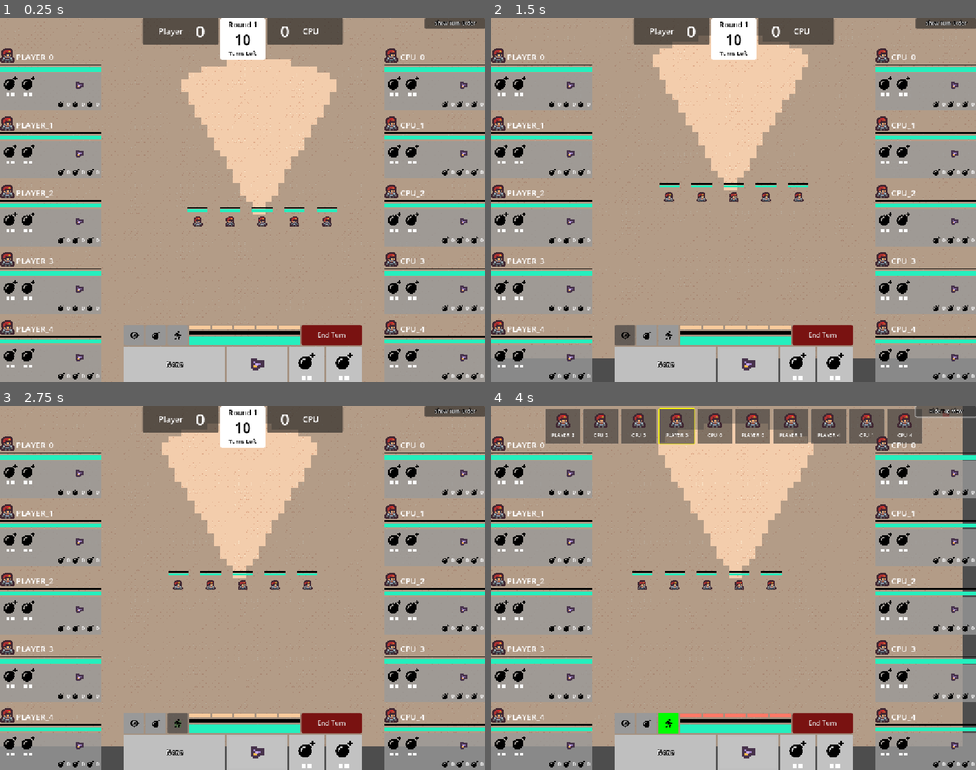
Above: before the commit, frames 1-4 (two rows, left to right).
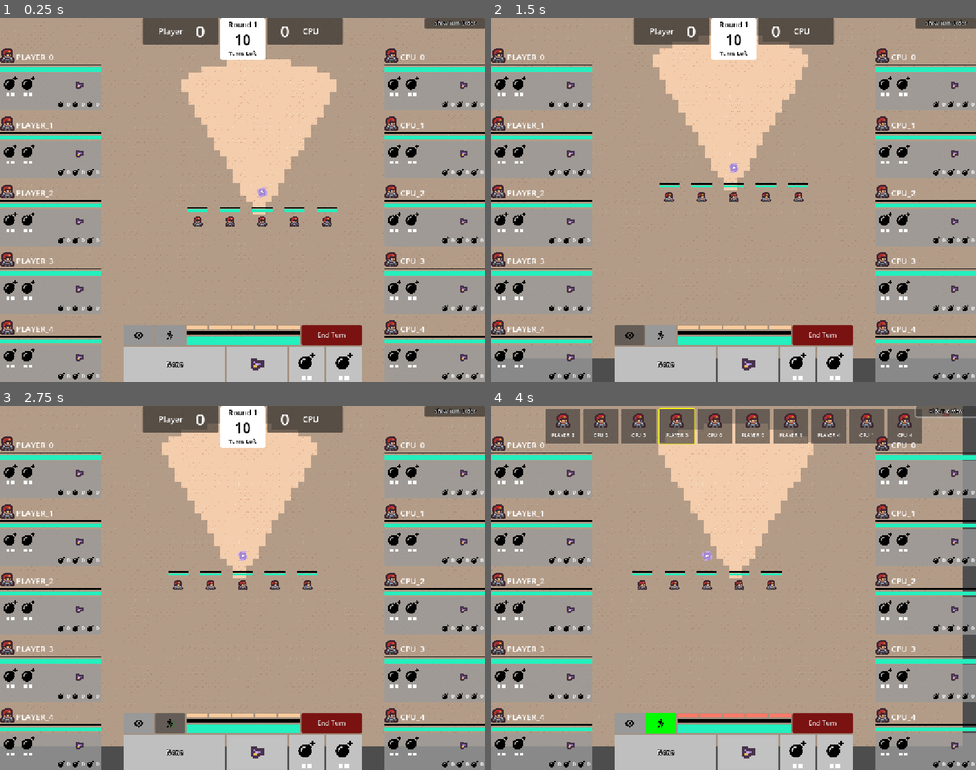
Above: after the commit, the same moments.

Repository: david8zhang/valorant-team-manager-godot
Game: Godot game, scene res://scenes/GameRound.tscn
The game is run twice, just before and just after one commit, with the same random seed, the same clock (stepped at 60 frames per second) and the same inputs.
Inputs (mouse positions are in pixels of both pictures, inside the frame that each line leads up to; where the layout moved, square brackets give the same spot in the first picture):
- Up to frame 1 (0.25 s): no input
- Up to frame 2 (1.5 s): click (646, 334) at 0.52 s; click (626, 334) at 1.25 s
- Up to frame 3 (2.75 s): click (169, 722) [179, 722] at 2 s
- Up to frame 4 (4 s): click "End Turn" at 2.75 s; click "Show Turn Order" at 3.5 s

The runs differ from the first frame. In frame 1, 0.2% of the frame differs, in the area x 26-58%, y 46-90%; in frame 2, 0.3%; in frame 3, 0.3%; in frame 4, 0.3%, in the area x 26-58%, y 39-90%.

Commit message:
added bomb pickup, drop logic, fix bug with turn queue processing

Diff:
--- a/codebase/prefabs/ActionMenu.tscn
+++ b/codebase/prefabs/ActionMenu.tscn
@@ -53,11 +53,13 @@
 layout_mode = 2
 
 [node name="NonCombatActions" type="HBoxContainer" parent="VBoxContainer/NonCombatAndStats"]
+custom_minimum_size = Vector2(150, 0)
 layout_mode = 2
 
 [node name="Watch" type="Button" parent="VBoxContainer/NonCombatAndStats/NonCombatActions"]
 custom_minimum_size = Vector2(50, 50)
 layout_mode = 2
+size_flags_horizontal = 3
 focus_mode = 0
 mouse_filter = 1
 theme_override_styles/normal = SubResource("StyleBoxFlat_yth5k")
@@ -81,8 +83,10 @@
 stretch_mode = 4
 
 [node name="Bomb" type="Button" parent="VBoxContainer/NonCombatAndStats/NonCombatActions"]
-custom_minimum_size = Vector2(50, 50)
-layout_mode = 2
+visible = false
+custom_minimum_size = Vector2(50, 50)
+layout_mode = 2
+size_flags_horizontal = 3
 focus_mode = 0
 mouse_filter = 1
 theme_override_styles/normal = SubResource("StyleBoxFlat_yth5k")
@@ -108,6 +112,7 @@
 [node name="Move" type="Button" parent="VBoxContainer/NonCombatAndStats/NonCombatActions"]
 custom_minimum_size = Vector2(50, 50)
 layout_mode = 2
+size_flags_horizontal = 3
 focus_mode = 0
 mouse_filter = 1
 theme_override_styles/normal = SubResource("StyleBoxFlat_yth5k")
--- /dev/null
+++ b/codebase/prefabs/Bomb.tscn
@@ -0,0 +1,11 @@
+[gd_scene load_steps=3 format=3 uid="uid://bwxh0x0hbhhs0"]
+
+[ext_resource type="Script" uid="uid://d2eyfd1mat7hh" path="res://scripts/Bomb.gd" id="1_3mwyo"]
+[ext_resource type="Texture2D" uid="uid://c5hyokeoj1hq8" path="res://assets/placeholder/bomb_ingame.png" id="1_v070q"]
+
+[node name="Bomb" type="Node2D"]
+script = ExtResource("1_3mwyo")
+
+[node name="Sprite2D" type="Sprite2D" parent="."]
+scale = Vector2(2, 2)
+texture = ExtResource("1_v070q")
--- a/codebase/scenes/GameRound.tscn
+++ b/codebase/scenes/GameRound.tscn
@@ -1,6 +1,7 @@
-[gd_scene load_steps=15 format=3 uid="uid://cui8rqxwjorad"]
+[gd_scene load_steps=16 format=3 uid="uid://cui8rqxwjorad"]
 
 [ext_resource type="Script" uid="uid://ctv4akl0kybty" path="res://scripts/GameRound.gd" id="1_dq0hy"]
+[ext_resource type="PackedScene" uid="uid://bwxh0x0hbhhs0" path="res://prefabs/Bomb.tscn" id="2_0iflm"]
 [ext_resource type="PackedScene" uid="uid://8f0kh0fhafed" path="res://prefabs/ActionMenu.tscn" id="2_1ryu6"]
 [ext_resource type="PackedScene" uid="uid://dle3ma7ge5t1o" path="res://prefabs/Map.tscn" id="2_74q1x"]
 [ext_resource type="PackedScene" uid="uid://do06qong074fn" path="res://prefabs/Scoreboard.tscn" id="2_d43p7"]
@@ -17,6 +18,7 @@
 
 [node name="GameRound" type="Node2D"]
 script = ExtResource("1_dq0hy")
+bomb_scene = ExtResource("2_0iflm")
 
 [node name="CanvasLayer" type="CanvasLayer" parent="."]
 
--- a/codebase/scripts/ActionMenu.gd
+++ b/codebase/scripts/ActionMenu.gd
@@ -97,10 +97,18 @@
 	primary_weapon.update_from_weapon(selected_agent.primary_weapon)
 	sidearm_weapon.update_from_weapon(selected_agent.sidearm_weapon)
 
+func update_bomb_status():
+	var selected_agent = agent_controller.selected_agent as Agent
+	if selected_agent.has_bomb:
+		bomb_button.show()
+	else:
+		bomb_button.hide()
+
 func update_all():
 	update_ap_menu()
 	update_health_and_shields()
 	update_weapon_info()
+	update_bomb_status()
 
 func end_curr_turn():
 	if game_round.curr_turn_side == GameRound.Side.PLAYER:
--- a/codebase/scripts/Agent.gd
+++ b/codebase/scripts/Agent.gd
@@ -28,6 +28,7 @@
 var primary_weapon: Weapon = null
 var sidearm_weapon: Weapon = null
 var weapon_to_attack_with: Weapon = null
+var has_bomb := false
 
 var confidence_level # Dictates turn queue ordering (higher is better)
 
@@ -55,11 +56,22 @@
 	var tween = create_tween()
 	tween.tween_property(self, "global_position", new_pos, 0.5)
 	var on_complete = func _on_complete():
+		if game_round.attack_side == curr_side:
+			acquire_bomb_if_possible(new_pos)
 		update_visible_tiles()
 		callback.call()
 	tween.finished.connect(on_complete)
 	var ap_cost = game_round.get_ap_cost_for_movement(prev_pos, new_pos)
 	rem_action_points -= ap_cost
+
+func acquire_bomb_if_possible(new_pos: Vector2):
+	if new_pos == game_round.bomb.global_position && game_round.bomb.curr_bomb_state == Bomb.BombState.DROPPED:
+		game_round.bomb.set_bomb_state(Bomb.BombState.CARRIED)
+		has_bomb = true
+
+func drop_bomb():
+	game_round.bomb.global_position = Vector2(global_position.x, global_position.y)
+	game_round.bomb.set_bomb_state(Bomb.BombState.DROPPED)
 
 func update_visible_tiles():
 	visible_tiles = get_visible_tiles()
@@ -219,6 +231,9 @@
 
 	# Handle agent death
 	if health_bar.value == 0:
+		if has_bomb:
+			has_bomb = false
+			drop_bomb()
 		GameRoundVariables.update_death_count_for_agent(agent_name)
 		on_death.emit()
 		hide()
--- a/codebase/scripts/AgentController.gd
+++ b/codebase/scripts/AgentController.gd
@@ -102,6 +102,7 @@
 func complete_move():
 	highlight_overlay.should_update_pos = true
 	game_round.update_visible_enemies_to_player()
+	action_menu.update_all()
 	show_visible_tiles_for_selected_agent()
 
 func complete_turn():
--- /dev/null
+++ b/codebase/scripts/Bomb.gd
@@ -0,0 +1,21 @@
+class_name Bomb
+extends Node2D
+
+enum BombState {
+    DROPPED,
+    CARRIED,
+    PLANTED,
+    DEFUSING
+}
+
+static var DEFUSE_TURN_TIMER := 2
+
+@onready var sprite = $Sprite2D
+var curr_bomb_state := BombState.DROPPED
+var curr_defuse_timer := DEFUSE_TURN_TIMER
+
+func set_bomb_state(new_state: BombState):
+    if new_state == BombState.CARRIED:
+        hide()
+    elif new_state == BombState.DROPPED:
+        show()
--- a/codebase/scripts/GameRound.gd
+++ b/codebase/scripts/GameRound.gd
@@ -25,15 +25,20 @@
 @onready var turn_order_list_view := $CanvasLayer/Control/TurnOrder as TurnOrder
 @onready var toggle_top_view_button := $CanvasLayer/Control/ToggleTopView as Button
 
+@export var bomb_scene: PackedScene
+
 var turn_queue = []
 var curr_turn_index = 0
 
 static var AP_COST_MOVE_PER_SQUARE = 0.1
 static var AP_COST_PRIMARY_ATTACK = 1
+static var BOMB_SPAWN_TILE_COORD = Vector2(60, 70)
 
 var curr_turn_side = Side.PLAYER
+var attack_side = Side.PLAYER
 var is_showing_scoreboard := true
 var top_view_state := TopViewState.SCOREBOARD
+var bomb: Bomb
 
 func _ready():
 	action_menu.agent_controller = agent_controller
@@ -50,10 +55,16 @@
 		agent.on_kill.connect(update_team_statuses)
 		agent.on_death.connect(update_team_statuses)
 
+	place_bomb()
 	create_turn_queue(all_agents)
 	toggle_top_view_button.pressed.connect(toggle_top_view)
 	setup_game_round_variables()
 	start_turn_for_next_agent()
+
+func place_bomb():
+	bomb = bomb_scene.instantiate() as Bomb
+	add_child(bomb)
+	bomb.global_position = map.get_world_pos_from_tile_pos(BOMB_SPAWN_TILE_COORD)
 
 func setup_game_round_variables():
 	if GameRoundVariables.agent_game_stat_mapping.is_empty():
@@ -69,8 +80,8 @@
 	cpu_team.team_status.update_from_team(cpu_team.agents)
 
 func start_turn_for_next_agent():
-	var next_agent_in_turn_queue = get_agent_for_name(turn_queue[curr_turn_index]) as Agent
-	turn_order_list_view.update_turn_order_list(get_turn_queue_agents())
+	var next_agent_in_turn_queue = get_agent_for_name(turn_queue[curr_turn_index])
+	turn_order_list_view.update_turn_order_list(get_turn_queue_agents(), next_agent_in_turn_queue)
 	if next_agent_in_turn_queue != null:
 		if next_agent_in_turn_queue.curr_side == Side.PLAYER:
 			agent_controller.start_turn(next_agent_in_turn_queue)
@@ -79,7 +90,12 @@
 
 
 func go_to_next_turn():
-	curr_turn_index = (curr_turn_index + 1) % turn_queue.size()
+	for i in range(curr_turn_index + 1, curr_turn_index + 1 + turn_queue.size()):
+		var index = i % turn_queue.size()
+		var agent = get_agent_for_name(turn_queue[index])
+		if agent != null and !agent.is_dead():
+			curr_turn_index = index
+			break
 	# Check if all agents have completed their turns
 	if have_all_agents_completed_turn():
 		if is_round_over():
--- a/codebase/scripts/Map.gd
+++ b/codebase/scripts/Map.gd
@@ -3,6 +3,7 @@
 
 @onready var game_round = get_node("/root/GameRound") as GameRound
 @onready var ground_layer := $GroundLayer as TileMapLayer
+@onready var site_layer := $SiteLayer as TileMapLayer
 @onready var walls_layer := $WallsLayer as TileMapLayer
 @onready var vision_layer := $VisionLayer as TileMapLayer
 
@@ -30,6 +31,14 @@
 
 func show_specific_visible_tiles(visible_tiles):
 	for t in visible_tiles:
-		var source_id = ground_layer.get_cell_source_id(t)
-		var atlas_coords = ground_layer.get_cell_atlas_coords(t)
-		vision_layer.set_cell(t, source_id, atlas_coords)
+		var g_source_id = ground_layer.get_cell_source_id(t)
+		var g_atlas_coords = ground_layer.get_cell_atlas_coords(t)
+		var s_source_id = site_layer.get_cell_source_id(t)
+		var s_atlas_coords = site_layer.get_cell_atlas_coords(t)
+		if g_source_id != -1:
+			vision_layer.set_cell(t, g_source_id, g_atlas_coords)
+		elif s_source_id != -1:
+			vision_layer.set_cell(t, s_source_id, s_atlas_coords)
+
+func is_at_bomb_site(tile_pos: Vector2):
+	return site_layer.get_cell_source_id(tile_pos) != -1
--- a/codebase/scripts/TurnOrder.gd
+++ b/codebase/scripts/TurnOrder.gd
@@ -16,14 +16,13 @@
 		else:
 			new_turn_order_card.dehighlight_curr_card()
 
-func update_turn_order_list(agents_list):
+func update_turn_order_list(agents_list, next_agent):
 	for i in range(0, hbox_container.get_child_count()):
 		var turn_order_card = hbox_container.get_child(i) as TurnOrderCard
 		var agent = agents_list[i] as Agent
 		if agent.is_dead():
-			pass
-		if agent.agent_name == game_round.turn_queue[game_round.curr_turn_index]:
-			print("highlighting card for: " + agent.agent_name)
+			turn_order_card.hide()
+		elif next_agent != null and agent.agent_name == next_agent.agent_name:
 			turn_order_card.highlight_curr_card()
 		else:
 			turn_order_card.dehighlight_curr_card()
Binary file added: codebase/assets/placeholder/bomb_ingame.png
Not shown, added: codebase/assets/placeholder/bomb_ingame.png.import
Not shown, added: codebase/scripts/Bomb.gd.uid
